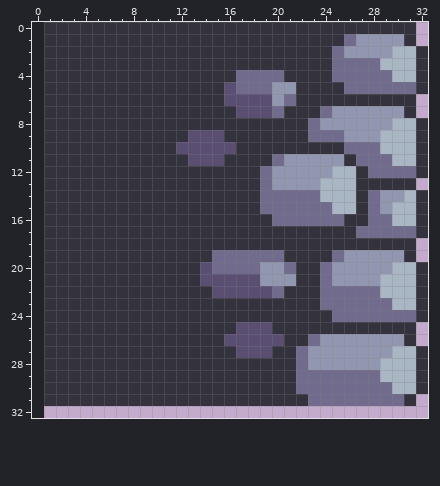
Two versions of one pixel-art sprite, packages/map_editor/assets/images/tilesets/pirate_tileset_pixel_frog/middle_right.png. Above, as it was before the edit.
The file is 32x33 pixels. The old version is drawn lined up with the new one, on the new canvas.
Now the later version:
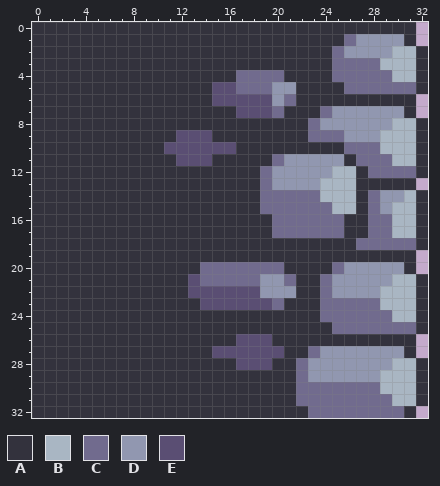
Palette (. is transparent): A #33323d  B #a9b6c3  C #716b8e  D #9197b0  E #5a4e73
Edits made:
canvas 32x33 -> 33x33, the old top-left corner now at 1,0
@@ x 0..32 @@
- 0 .AAAAAAAAAAAAAAAAAAAAAAAAAAAAAAA.
- 1 .AAAAAAAAAAAAAAAAAAAAAAAAACDDDDA.
- 2 .AAAAAAAAAAAAAAAAAAAAAAAACDDDDBBA
- 3 .AAAAAAAAAAAAAAAAAAAAAAAACCCCBBBA
- 4 .AAAAAAAAAAAAAAAACCCCAAAACCCCCBBA
- 5 .AAAAAAAAAAAAAAAECCCDDAAAACCCCCCA
- 6 .AAAAAAAAAAAAAAAEEEEDCAAAAAAAAAA.
- 7 .AAAAAAAAAAAAAAAAEEECAAACDDDDDDA.
- 8 .AAAAAAAAAAAAAAAAAAAAAACDDDDDDBBA
- 9 .AAAAAAAAAAAAEEEAAAAAAACCCDDDBBBA
-10 .AAAAAAAAAAAEEEEEAAAAAAAAACCCBBBA
-11 .AAAAAAAAAAAAEEEAAAACDDDDDACCCBBA
-12 .AAAAAAAAAAAAAAAAAACDDDDDBBACCCCA
-13 .AAAAAAAAAAAAAAAAAACDDDDBBBAAAAA.
-14 .AAAAAAAAAAAAAAAAAACCCCCBBBACDDBA
-15 .AAAAAAAAAAAAAAAAAACCCCCCBBACDBBA
-16 .AAAAAAAAAAAAAAAAAAACCCCCCAACCBBA
-17 .AAAAAAAAAAAAAAAAAAAAAAAAAACCCCCA
-18 .AAAAAAAAAAAAAAAAAAAAAAAAAAAAAAA.
-19 .AAAAAAAAAAAAAACCCCCCAAAACDDDDDA.
-20 .AAAAAAAAAAAAAECCCCDDCAACDDDDDBBA
-21 .AAAAAAAAAAAAAEEEEEDDDAACDDDDBBBA
-22 .AAAAAAAAAAAAAAEEEEECAAACCCCCBBBA
-23 .AAAAAAAAAAAAAAAAAAAAAAACCCCCCBBA
-24 .AAAAAAAAAAAAAAAAAAAAAAAACCCCCCCA
-25 .AAAAAAAAAAAAAAAAEEEAAAAAAAAAAAA.
-26 .AAAAAAAAAAAAAAAEEEEEAACDDDDDDDA.
-27 .AAAAAAAAAAAAAAAAEEEAACDDDDDDDBBA
-28 .AAAAAAAAAAAAAAAAAAAAACDDDDDDBBBA
-29 .AAAAAAAAAAAAAAAAAAAAACCCCCCCBBBA
-30 .AAAAAAAAAAAAAAAAAAAAACCCCCCCCBBA
-31 .AAAAAAAAAAAAAAAAAAAAAACCCCCCCCA.
-32 .................................
+ 0 AAAAAAAAAAAAAAAAAAAAAAAAAAAAAAAA.
+ 1 AAAAAAAAAAAAAAAAAAAAAAAAAACDDDDA.
+ 2 AAAAAAAAAAAAAAAAAAAAAAAAACDDDDBBA
+ 3 AAAAAAAAAAAAAAAAAAAAAAAAACCCCBBBA
+ 4 AAAAAAAAAAAAAAAAACCCCAAAACCCCCBBA
+ 5 AAAAAAAAAAAAAAAEECCCDDAAAACCCCCCA
+ 6 AAAAAAAAAAAAAAAEEEEEDCAAAAAAAAAA.
+ 7 AAAAAAAAAAAAAAAAAEEECAAACDDDDDDA.
+ 8 AAAAAAAAAAAAAAAAAAAAAAACDDDDDDBBA
+ 9 AAAAAAAAAAAAEEEAAAAAAAACCCDDDBBBA
+10 AAAAAAAAAAAEEEEEEAAAAAAAAACCCBBBA
+11 AAAAAAAAAAAAEEEAAAAACDDDDDACCCBBA
+12 AAAAAAAAAAAAAAAAAAACDDDDDBBACCCCA
+13 AAAAAAAAAAAAAAAAAAACDDDDBBBAAAAA.
+14 AAAAAAAAAAAAAAAAAAACCCCCBBBACDDBA
+15 AAAAAAAAAAAAAAAAAAACCCCCCBBACDBBA
+16 AAAAAAAAAAAAAAAAAAAACCCCCCAACCBBA
+17 AAAAAAAAAAAAAAAAAAAACCCCCCAACCBBA
+18 AAAAAAAAAAAAAAAAAAAAAAAAAAACCCCCA
+19 AAAAAAAAAAAAAAAAAAAAAAAAAAAAAAAA.
+20 AAAAAAAAAAAAAACCCCCCCAAAACDDDDDA.
+21 AAAAAAAAAAAAAECCCCCDDCAACDDDDDBBA
+22 AAAAAAAAAAAAAEEEEEEDDDAACDDDDBBBA
+23 AAAAAAAAAAAAAAEEEEEECAAACCCCCBBBA
+24 AAAAAAAAAAAAAAAAAAAAAAAACCCCCCBBA
+25 AAAAAAAAAAAAAAAAAAAAAAAAACCCCCCCA
+26 AAAAAAAAAAAAAAAAAEEEAAAAAAAAAAAA.
+27 AAAAAAAAAAAAAAAEEEEEEAACDDDDDDDA.
+28 AAAAAAAAAAAAAAAAAEEEAACDDDDDDDBBA
+29 AAAAAAAAAAAAAAAAAAAAAACDDDDDDBBBA
+30 AAAAAAAAAAAAAAAAAAAAAACCCCCCCBBBA
+31 AAAAAAAAAAAAAAAAAAAAAACCCCCCCCBBA
+32 AAAAAAAAAAAAAAAAAAAAAAACCCCCCCCA.
